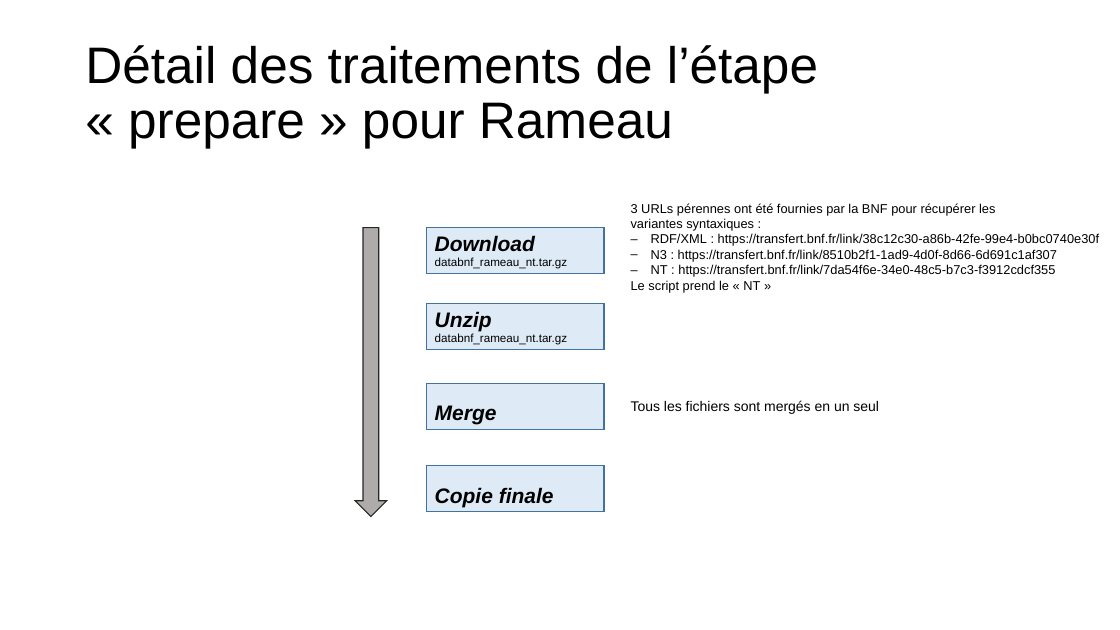
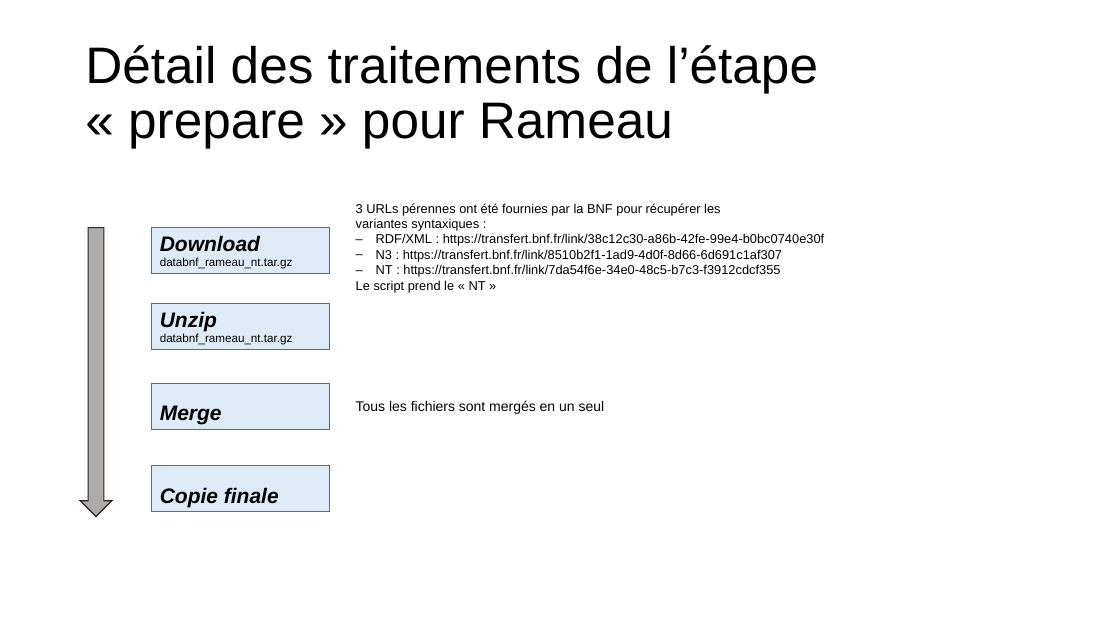
Before and after one commit to sparna-git/isidore-referentiels, a slide deck: slide 7 of documentation/documentation.pptx (slide 6 before the commit). Drawn at 1120x630 pixels with LibreOffice and Linux fonts; fonts in the diff are those of the drawing. Boxes give left, top, right and bottom in pixels: in the first picture for what was removed or moved away, otherwise in the second. Text is boxed around its words. In the diff, an @@ line names an element or a change of style, - is before the commit and + after.

```diff
--- a/documentation/documentation.pptx
+++ b/documentation/documentation.pptx
@@ 4 rectangles, 2 texts, 1 right arrow moved together from (x1=356, y1=203, x2=1099, y2=516) to (x1=80, y1=203, x2=824, y2=516) @@
```
Also in this commit, not shown: 4 other slides changed, 1 slide added, 4 other files.
